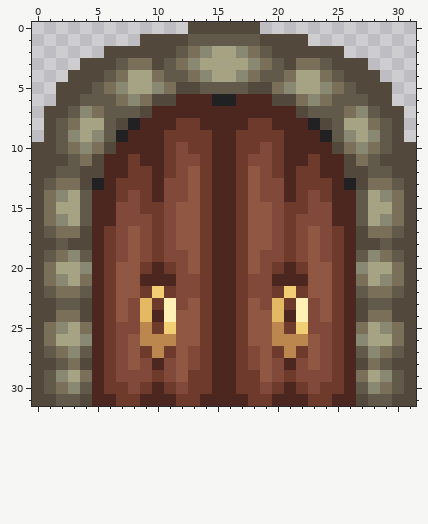
Pixel-art sprite: Images/exit_door.png. Above, as it was before the edit.
The file is 64x64 pixels, drawn in blocks of 2x2; one block is one cell here.
After:
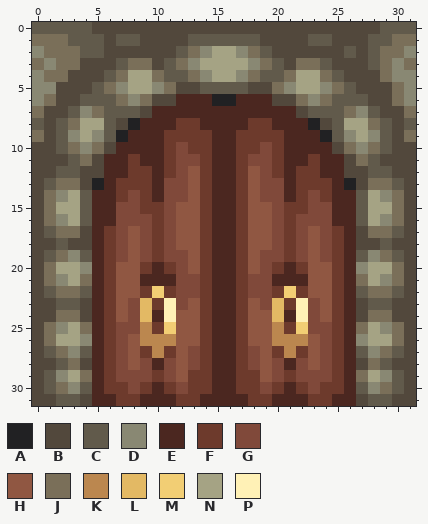
Palette (. is transparent): A #212123  B #52483c  C #615a4b  D #898873  E #4b2720  F #6d3a2c  G #80493a  H #905742  J #7a6f59  K #bb874f  L #e3b964  M #f2ce74  N #a5a384  P #fff1b6
From old to new:
@@ x 0..31 @@
- 0 .............BBBBBB.............
- 1 .........BBBBCCCCCCBBBB.........
- 2 ......BBBBBBCJDNNDJCBBBBBB......
- 3 ....BBBCJJBCJDNNNNDJCBJJCBBB....
- 4 ...BBBCJNNJCCJDNNDJCCJNNJCBBB...
- 5 ..BBBCJDNNDJBBCCCCBBJDNNDJCBBB..
- 6 ..BBCCCJDJBBEEEAAEEEBBJDJCCCBB..
- 7 .BBCDJCCCBEEEEEEEEEEEEBCCCJDCBB.
- 8 .BCJNNCBAEEEFFEEEEFFEEEABCNNJCB.
- 9 .BCDNDCAEEEFFFFEEFFFFEEEACDNDCB.
+ 0 CCCCCBBBBBBBBBBBBBBBBBBBBBBBBCCC
+ 1 JJJCCCBCCBBBBCCCCCCBBBBCCBBBCCJJ
+ 2 DJJJCCBBBBBBCJDNNDJCBBBBBBCBCJJD
+ 3 JDJJBBBCJJBCJDNNNNDJCBJJCBBBCJDJ
+ 4 DJJBBBCJNNJCCJDNNDJCCJNNJCBBBJDD
+ 5 DDBBBCJDNNDJBBCCCCBBJDNNDJCBBBJD
+ 6 DJBBCCCJDJBBEEEAAEEEBBJDJCCCBBJD
+ 7 JBBCDJCCCBEEEEEEEEEEEEBCCCJDCBBJ
+ 8 CBCJNNCBAEEEFFEEEEFFEEEABCNNJCBC
+ 9 JBCDNDCAEEEFFFFEEFFFFEEEACDNDCBJ
 10 BBCJDJBEEEEFGFFEEFFGFEEEEBJDJCBB
Where, in picture pixels (left, top, right, bottom), the same in both pictures:
added: (32, 22, 188, 142)
added: (260, 22, 416, 142)
